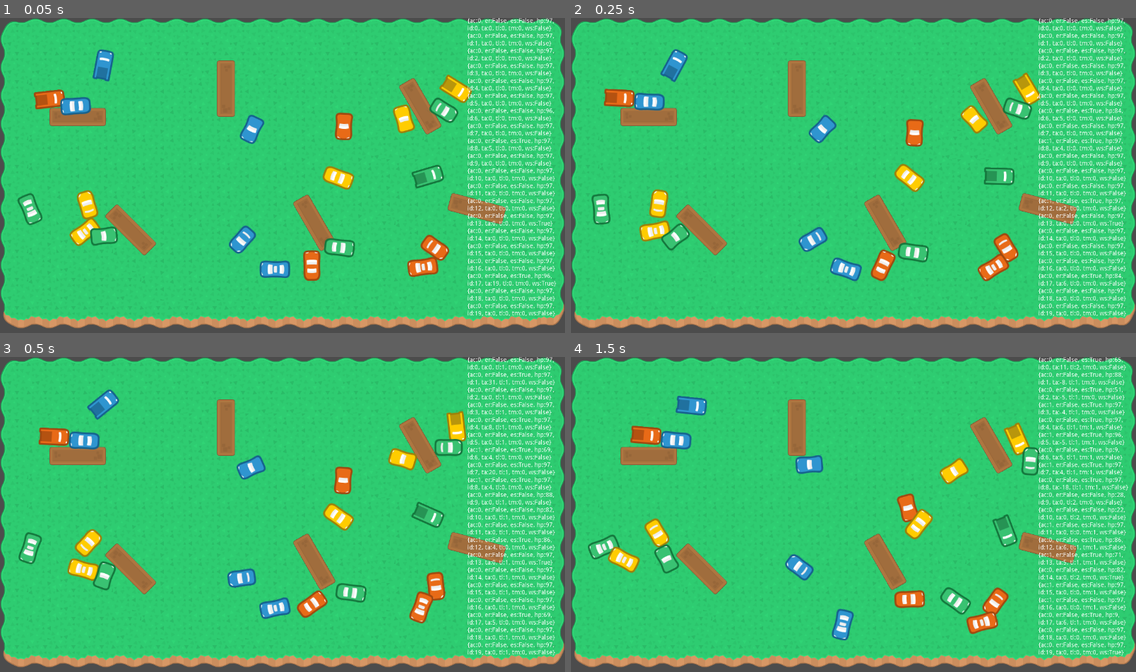
Above: before the commit, frames 1-4 (two rows, left to right).
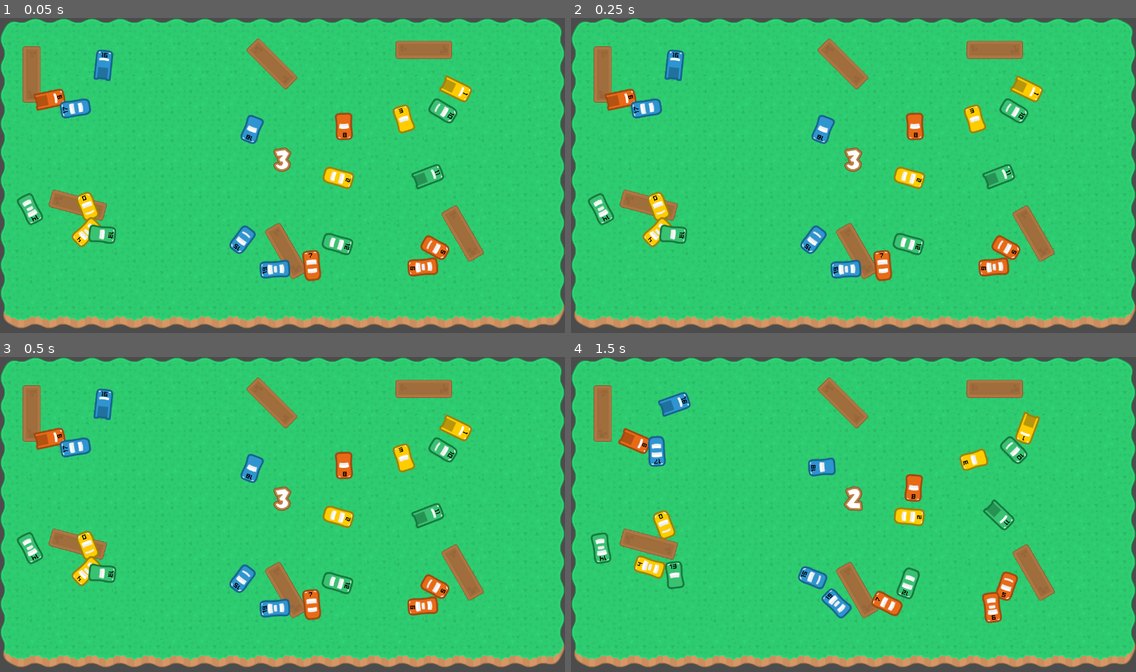
Above: after the commit, the same moments.

Repository: jawadhoot/knockoffmania
Game: Godot game, scene res://Arena.tscn
The game is run twice, just before and just after one commit, with the same random seed, the same clock (stepped at 60 frames per second) and the same inputs.
Inputs:
- Up to frame 1 (0.05 s): no input
- Up to frame 2 (0.25 s): no input
- Up to frame 3 (0.5 s): no input
- Up to frame 4 (1.5 s): tap Space (ui_select) at 0.77 s

The runs differ from the first frame. In frame 1, 13% of the frame differs, in the area x 3-99%, y 0-95%; in frame 2, 15%; in frame 3, 16%; in frame 4, 19%.

Commit message:
add animations

Diff:
--- a/Arena.gd
+++ b/Arena.gd
@@ -12,22 +12,28 @@
 	var Blob = load("res://Blob.tscn")
 	for i in range(20):
 		var blob:RigidBody2D = Blob.instance()
-		blob.scale = Vector2(0.8,0.8)
+		#blob.scale = Vector2(0.8,0.8)
 		blob.id = i
 		blob.position = Vector2(rng.randi_range(40,1220),rng.randi_range(40,640))
 		blob.rotation_degrees = rng.randi_range(-180,180)
 		$YSort/Blobs.add_child(blob)
+	get_tree().paused = true
+	$AnimationPlayer.play("ready")
+	yield($AnimationPlayer,"animation_finished")
+	get_tree().paused = false
 	pass # Replace with function body.
-
 
 # Called every frame. 'delta' is the elapsed time since the previous frame.
 func _process(delta):
 	if $YSort/Blobs.get_child_count() == 1:
 		get_tree().paused = true
-	var text:PoolStringArray = []
-	for blob in $YSort/Blobs.get_children():
-		text.append(blob.get_stats())
-	$CanvasLayer/Label.text = text.join('\n')
+		$AnimationPlayer.play("Finish")
+		yield($AnimationPlayer,"animation_finished")
+		get_tree().quit()
+#	var text:PoolStringArray = []
+#	for blob in $YSort/Blobs.get_children():
+#		text.append(blob.get_stats())
+#	$CanvasLayer/Label.text = text.join('\n')
 
 func _input(event):
 	if event.is_action_pressed("ui_cancel"):
--- a/Arena.tscn
+++ b/Arena.tscn
@@ -1,10 +1,24 @@
-[gd_scene load_steps=7 format=2]
+[gd_scene load_steps=13 format=2]
 
 [ext_resource path="res://Block.tscn" type="PackedScene" id=1]
 [ext_resource path="res://Arena.gd" type="Script" id=2]
 [ext_resource path="res://assets/grass.png" type="Texture" id=3]
-
-[sub_resource type="TileSet" id=1]
+[ext_resource path="res://assets/nums.png" type="Texture" id=4]
+[ext_resource path="res://assets/Kenney Bold.ttf" type="DynamicFontData" id=5]
+
+[sub_resource type="DynamicFont" id=7]
+size = 48
+outline_size = 2
+outline_color = Color( 0.352941, 0.368627, 0.458824, 1 )
+extra_spacing_top = 100
+font_data = ExtResource( 5 )
+
+[sub_resource type="AtlasTexture" id=1]
+flags = 4
+atlas = ExtResource( 4 )
+region = Rect2( 0, 0, 111, 66 )
+
+[sub_resource type="TileSet" id=2]
 0/name = "grass.png 0"
 0/texture = ExtResource( 3 )
 0/tex_offset = Vector2( 0, 0 )
@@ -29,11 +43,79 @@
 0/shapes = [  ]
 0/z_index = 0
 
-[sub_resource type="RectangleShape2D" id=2]
+[sub_resource type="RectangleShape2D" id=3]
 extents = Vector2( 600, 10 )
 
-[sub_resource type="RectangleShape2D" id=3]
+[sub_resource type="RectangleShape2D" id=4]
 extents = Vector2( 10, 300 )
+
+[sub_resource type="Animation" id=6]
+resource_name = "Finish"
+length = 6.0
+tracks/0/type = "value"
+tracks/0/path = NodePath("CanvasLayer/Label:percent_visible")
+tracks/0/interp = 1
+tracks/0/loop_wrap = true
+tracks/0/imported = false
+tracks/0/enabled = true
+tracks/0/keys = {
+"times": PoolRealArray( 0, 1.6 ),
+"transitions": PoolRealArray( 1, 0.5 ),
+"update": 0,
+"values": [ 0.0, 1.0 ]
+}
+tracks/1/type = "value"
+tracks/1/path = NodePath("CanvasLayer/Label:visible")
+tracks/1/interp = 1
+tracks/1/loop_wrap = false
+tracks/1/imported = false
+tracks/1/enabled = true
+tracks/1/keys = {
+"times": PoolRealArray( 0, 2, 2.4, 2.8, 3.2, 3.6, 4 ),
+"transitions": PoolRealArray( 1, 1, 1, 1, 1, 1, 1 ),
+"update": 1,
+"values": [ true, false, true, false, true, false, true ]
+}
+
+[sub_resource type="Animation" id=5]
+resource_name = "ready"
+length = 4.0
+tracks/0/type = "value"
+tracks/0/path = NodePath("CanvasLayer/Intro:texture:region")
+tracks/0/interp = 1
+tracks/0/loop_wrap = true
+tracks/0/imported = false
+tracks/0/enabled = true
+tracks/0/keys = {
+"times": PoolRealArray( 0, 1, 2, 3 ),
+"transitions": PoolRealArray( 1, 1, 1, 1 ),
+"update": 1,
+"values": [ Rect2( 0, 0, 111, 66 ), Rect2( 111, 0, 111, 66 ), Rect2( 222, 0, 111, 66 ), Rect2( 333, 0, 111, 66 ) ]
+}
+tracks/1/type = "value"
+tracks/1/path = NodePath("CanvasLayer/Intro:rect_scale")
+tracks/1/interp = 1
+tracks/1/loop_wrap = true
+tracks/1/imported = false
+tracks/1/enabled = false
+tracks/1/keys = {
+"times": PoolRealArray( 0, 0.8, 1, 1.8, 2, 2.8, 3, 3.8 ),
+"transitions": PoolRealArray( 0.5, 0.5, 1, 0.5, 0.5, 0.5, 1, 0.5 ),
+"update": 0,
+"values": [ Vector2( 1, 1 ), Vector2( 2, 2 ), Vector2( 1, 1 ), Vector2( 2, 2 ), Vector2( 1, 1 ), Vector2( 2, 2 ), Vector2( 1, 1 ), Vector2( 2, 2 ) ]
+}
+tracks/2/type = "value"
+tracks/2/path = NodePath("CanvasLayer/Intro:visible")
+tracks/2/interp = 1
+tracks/2/loop_wrap = true
+tracks/2/imported = false
+tracks/2/enabled = true
+tracks/2/keys = {
+"times": PoolRealArray( 0, 0.8, 1, 1.8, 2, 2.8, 3, 3.8 ),
+"transitions": PoolRealArray( 1, 1, 1, 1, 1, 1, 1, 1 ),
+"update": 1,
+"values": [ true, false, true, false, true, false, true, false ]
+}
 
 [node name="Arena" type="Node2D"]
 pause_mode = 2
@@ -42,44 +124,71 @@
 [node name="CanvasLayer" type="CanvasLayer" parent="."]
 
 [node name="Label" type="Label" parent="CanvasLayer"]
-anchor_left = 1.0
-anchor_right = 1.0
-anchor_bottom = 1.0
-margin_left = -221.0
-margin_right = -5.0
-margin_bottom = -5.0
-autowrap = true
+visible = false
+margin_left = 232.0
+margin_right = 1054.0
+margin_bottom = 172.0
+custom_fonts/font = SubResource( 7 )
+text = "We Have A Winner !!!"
+align = 1
+valign = 1
+percent_visible = 0.0
 __meta__ = {
 "_edit_use_anchors_": false
 }
 
+[node name="Intro" type="TextureRect" parent="CanvasLayer"]
+visible = false
+margin_left = 584.0
+margin_top = 288.0
+margin_right = 695.0
+margin_bottom = 354.0
+texture = SubResource( 1 )
+__meta__ = {
+"_edit_use_anchors_": false
+}
+
+[node name="Outro" type="TextureRect" parent="CanvasLayer"]
+visible = false
+anchor_left = 0.5
+anchor_top = 0.5
+anchor_right = 0.5
+anchor_bottom = 0.5
+margin_left = -20.0
+margin_top = -20.0
+margin_right = 20.0
+margin_bottom = 20.0
+__meta__ = {
+"_edit_use_anchors_": false
+}
+
 [node name="TileMap" type="TileMap" parent="."]
-tile_set = SubResource( 1 )
+tile_set = SubResource( 2 )
 format = 1
 tile_data = PoolIntArray( 0, 0, 0, 1, 0, 1, 2, 0, 1, 3, 0, 1, 4, 0, 1, 5, 0, 1, 6, 0, 1, 7, 0, 1, 8, 0, 1, 9, 0, 1, 10, …(4887 unchanged characters)…
 
 [node name="Block" parent="." instance=ExtResource( 1 )]
-position = Vector2( 512, 160 )
+position = Vector2( 72, 128 )
 rotation = -1.57079
 
 [node name="Block2" parent="." instance=ExtResource( 1 )]
-position = Vector2( 296, 480 )
+position = Vector2( 616, 104 )
 rotation = -5.49778
 
 [node name="Block3" parent="." instance=ExtResource( 1 )]
-position = Vector2( 712, 464 )
+position = Vector2( 1048, 488 )
 rotation = -2.09439
 
 [node name="Block4" parent="." instance=ExtResource( 1 )]
-position = Vector2( 952, 200 )
+position = Vector2( 648, 528 )
 rotation = -2.09439
 
 [node name="Block5" parent="." instance=ExtResource( 1 )]
-position = Vector2( 1080, 432 )
+position = Vector2( 176, 424 )
 rotation = 0.261799
 
 [node name="Block6" parent="." instance=ExtResource( 1 )]
-position = Vector2( 176, 224 )
+position = Vector2( 960, 72 )
 rotation = -3.14159
 
 [node name="YSort" type="YSort" parent="."]
@@ -90,22 +199,26 @@
 
 [node name="CollisionShape2D" type="CollisionShape2D" parent="StaticBody2D"]
 position = Vector2( 640, 32 )
-shape = SubResource( 2 )
+shape = SubResource( 3 )
 
 [node name="StaticBody2D2" type="StaticBody2D" parent="."]
 
 [node name="CollisionShape2D" type="CollisionShape2D" parent="StaticBody2D2"]
 position = Vector2( 632, 656 )
-shape = SubResource( 2 )
+shape = SubResource( 3 )
 
 [node name="StaticBody2D3" type="StaticBody2D" parent="."]
 
 [node name="CollisionShape2D" type="CollisionShape2D" parent="StaticBody2D3"]
 position = Vector2( 32, 344 )
-shape = SubResource( 3 )
+shape = SubResource( 4 )
 
 [node name="StaticBody2D4" type="StaticBody2D" parent="."]
 
 [node name="CollisionShape2D" type="CollisionShape2D" parent="StaticBody2D4"]
 position = Vector2( 1240, 344 )
-shape = SubResource( 3 )
+shape = SubResource( 4 )
+
+[node name="AnimationPlayer" type="AnimationPlayer" parent="."]
+anims/Finish = SubResource( 6 )
+anims/ready = SubResource( 5 )
--- a/Blob.gd
+++ b/Blob.gd
@@ -33,6 +33,7 @@
 var rng = RandomNumberGenerator.new()
 func _ready():
 	$Sprite.frame = id
+	$Label.text = str(id)
 	rng.randomize()
 	pass
 
--- a/Blob.tscn
+++ b/Blob.tscn
@@ -1,28 +1,33 @@
-[gd_scene load_steps=8 format=2]
+[gd_scene load_steps=10 format=2]
 
 [ext_resource path="res://assets/blobs.png" type="Texture" id=1]
 [ext_resource path="res://Blob.gd" type="Script" id=2]
+[ext_resource path="res://assets/Kenney Mini Square.ttf" type="DynamicFontData" id=3]
 
 [sub_resource type="PhysicsMaterial" id=1]
 friction = 0.0
 
-[sub_resource type="CapsuleShape2D" id=6]
+[sub_resource type="CapsuleShape2D" id=2]
 radius = 16.0
 height = 38.0
 
 [sub_resource type="RectangleShape2D" id=3]
 extents = Vector2( 8, 16 )
 
-[sub_resource type="CapsuleShape2D" id=7]
+[sub_resource type="CapsuleShape2D" id=4]
 radius = 16.0
 height = 38.0
 
 [sub_resource type="CircleShape2D" id=5]
 radius = 64.0
 
+[sub_resource type="DynamicFont" id=6]
+outline_color = Color( 0, 0, 0, 1 )
+font_data = ExtResource( 3 )
+
 [node name="Blob" type="RigidBody2D"]
 pause_mode = 1
-position = Vector2( 169.364, 99.201 )
+position = Vector2( 226.896, 108.666 )
 rotation = -6.28319
 physics_material_override = SubResource( 1 )
 linear_damp = 1.0
@@ -56,12 +61,12 @@
 
 [node name="Right" type="RayCast2D" parent="."]
 enabled = true
-cast_to = Vector2( 40, 10 )
+cast_to = Vector2( 60, 20 )
 collision_mask = 3
 
 [node name="Left" type="RayCast2D" parent="."]
 enabled = true
-cast_to = Vector2( 40, -10 )
+cast_to = Vector2( 60, -20 )
 collision_mask = 3
 
 [node name="Weapon" type="Area2D" parent="."]
@@ -83,3 +88,16 @@
 [node name="CollisionShape2D" type="CollisionShape2D" parent="Sense"]
 position = Vector2( 4, 0 )
 shape = SubResource( 5 )
+
+[node name="Label" type="Label" parent="."]
+margin_left = 34.0
+margin_top = -20.0
+margin_right = 74.0
+rect_rotation = 90.0
+custom_fonts/font = SubResource( 6 )
+custom_colors/font_color = Color( 0, 0, 0, 1 )
+text = "34"
+align = 1
+__meta__ = {
+"_edit_use_anchors_": false
+}
--- a/project.godot
+++ b/project.godot
@@ -23,6 +23,7 @@
 
 window/size/width=1280
 window/size/height=720
+window/size/resizable=false
 
 [physics]
 
Not shown: 2 places in Blob.tscn that only renumber resources
Binary file added: assets/Kenney Blocks.ttf
Binary file added: assets/Kenney Bold.ttf
Binary file added: assets/Kenney Mini Square.ttf
Binary file added: assets/light_yellow.png
Not shown, added: assets/light_yellow.png.import
Binary file added: assets/nums.png
Not shown, added: assets/nums.png.import
